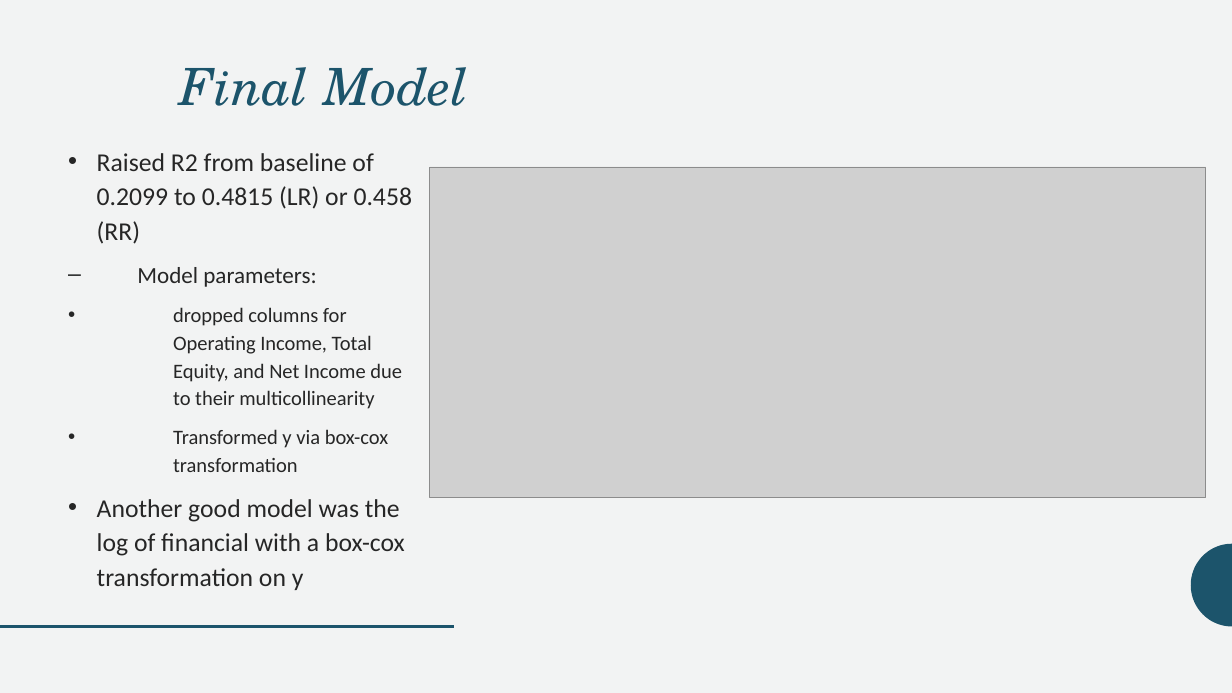
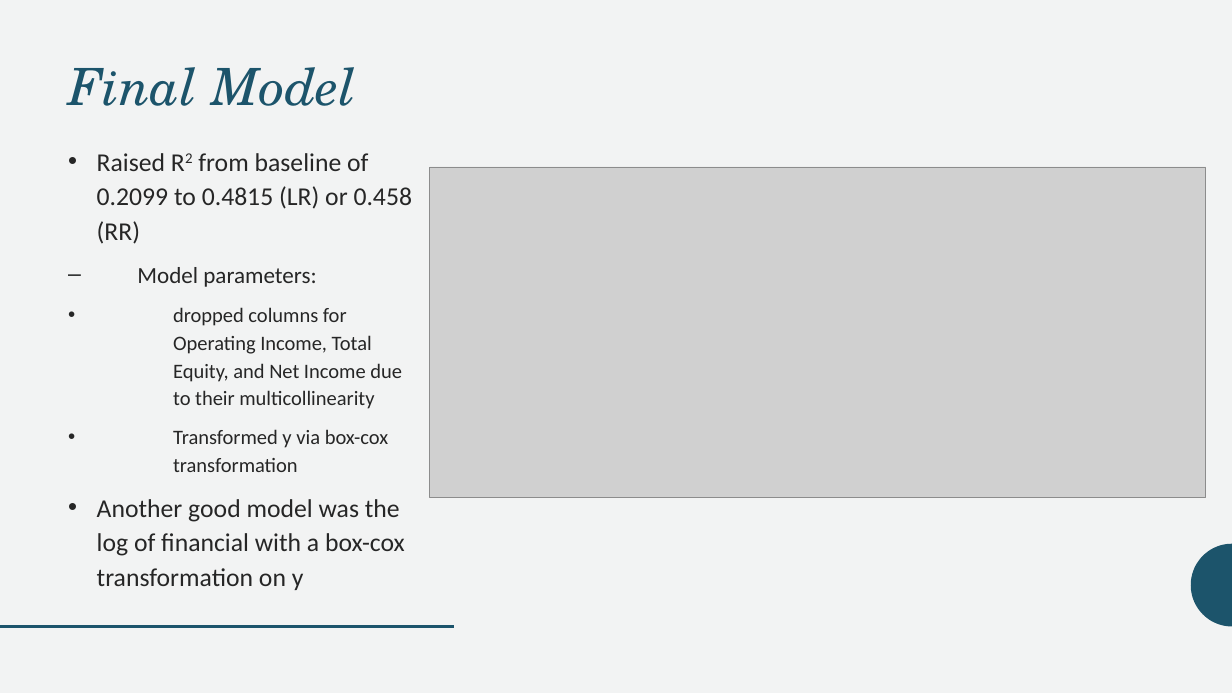
Before and after one commit to SRobbins-13/GHG_Regression_Analysis, a slide deck: slide 9 of GHG_Regression_Analysis.pptx (slide 12 before the commit). Drawn at 1232x693 pixels with LibreOffice and Linux fonts; fonts in the diff are those of the drawing; grey boxes stand for pictures. Boxes give left, top, right and bottom in pixels: in the first picture for what was removed or moved away, otherwise in the second. Text is boxed around its words. In the diff, an @@ line names an element or a change of style, - is before the commit and + after.

```diff
--- a/GHG_Regression_Analysis.pptx
+++ b/GHG_Regression_Analysis.pptx
@@ title "Final Model" at (68,67,357,106): alignment right to left @@
@@ text at (97,153,413,244): now superscript in "R2" @@
```
Also in this commit, not shown: 7 other slides changed, 2 slides added, 1 slide removed, 1 other file.
